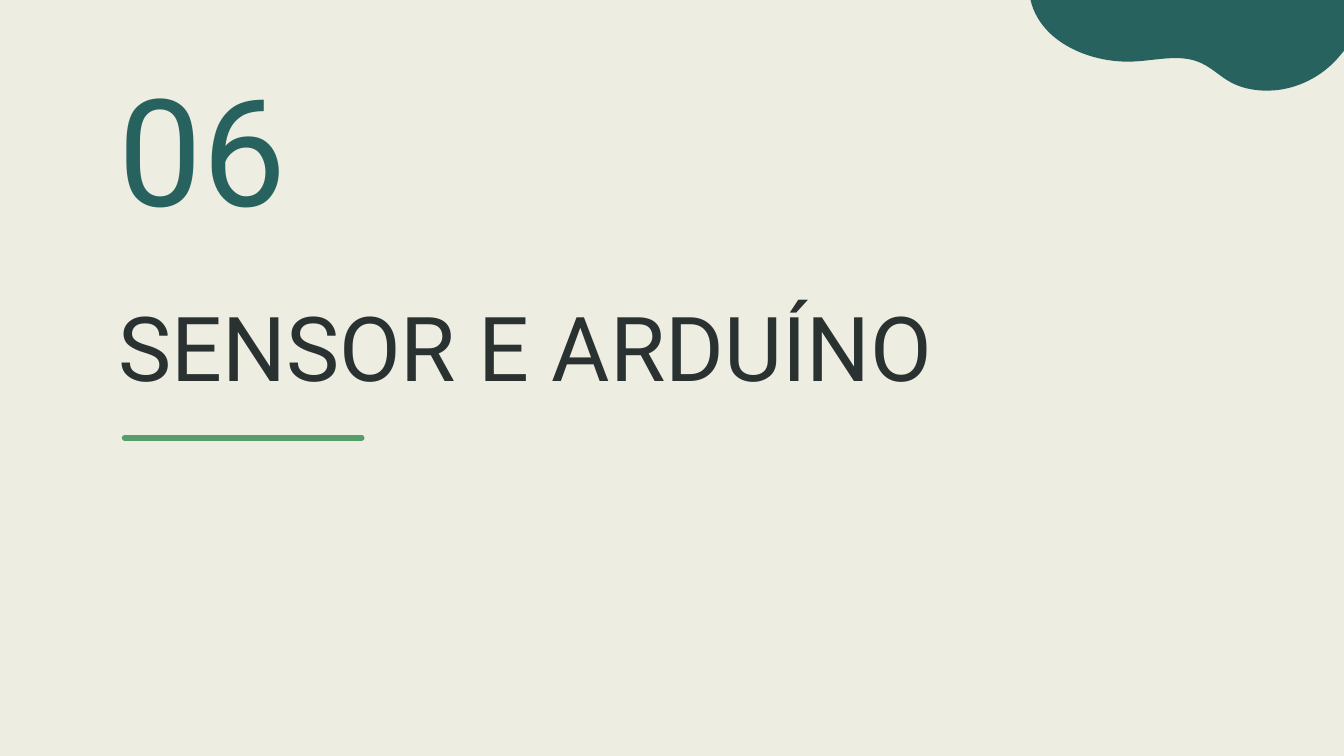
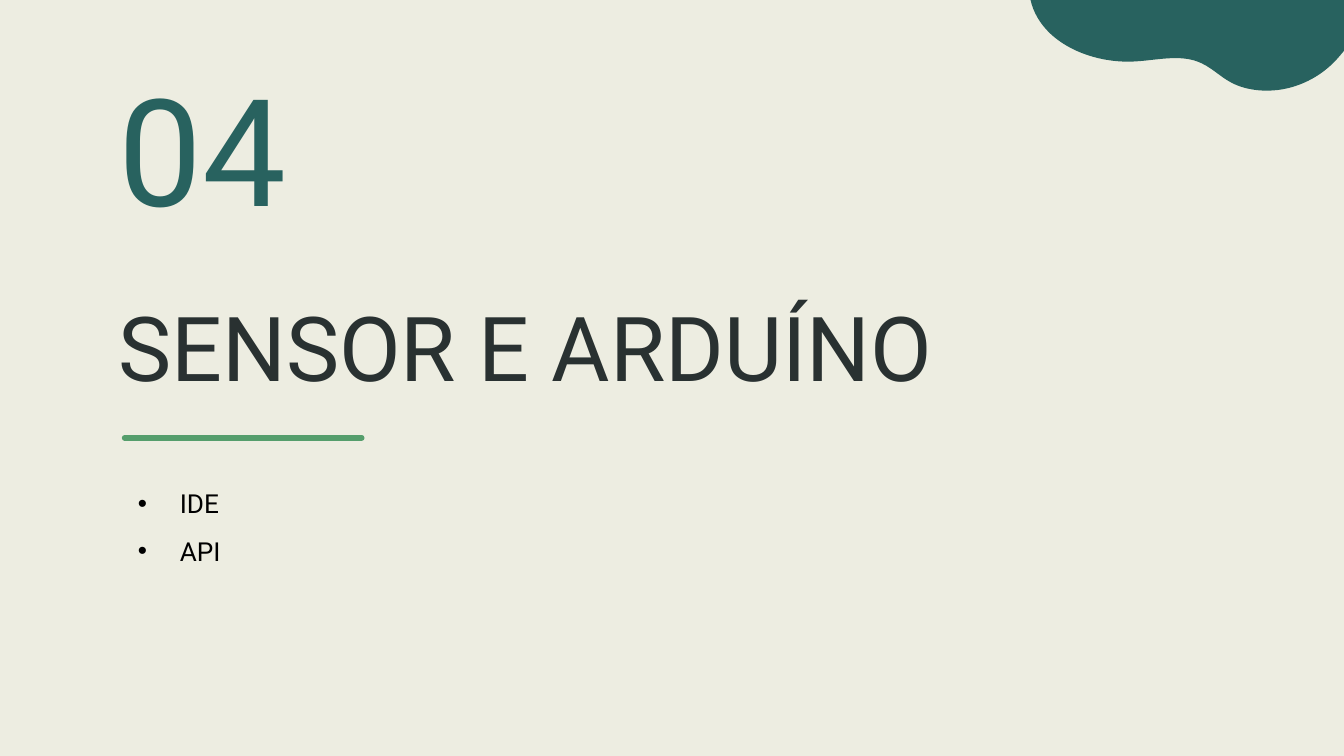
Before and after one commit to MaikonDsGomes/Sprint-2, a slide deck: slide 10 of documentacao/Apresentacao_smartBin.pptx (slide 12 before the commit). Drawn at 1344x756 pixels with LibreOffice and Linux fonts; fonts in the diff are those of the drawing. Boxes give left, top, right and bottom in pixels: in the first picture for what was removed or moved away, otherwise in the second. Text is boxed around its words. In the diff, an @@ line names an element or a change of style, - is before the commit and + after.

Commit message:
Apresentação

```diff
--- a/documentacao/Apresentacao_smartBin.pptx
+++ b/documentacao/Apresentacao_smartBin.pptx
@@ title at [118, 98, 286, 208]: text changed @@
-06
+04
@@ text added at [180, 494, 221, 561], 14 pt, text #000000 @@
+• IDE
+• API
```
Also in this commit, not shown: 4 other slides changed, 2 slides added, 4 slides removed.
